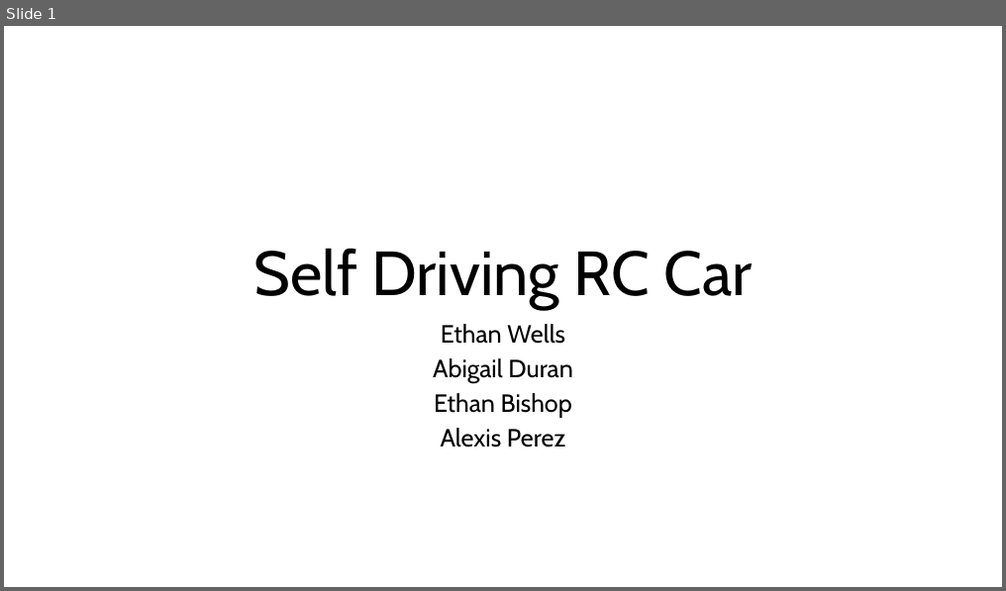
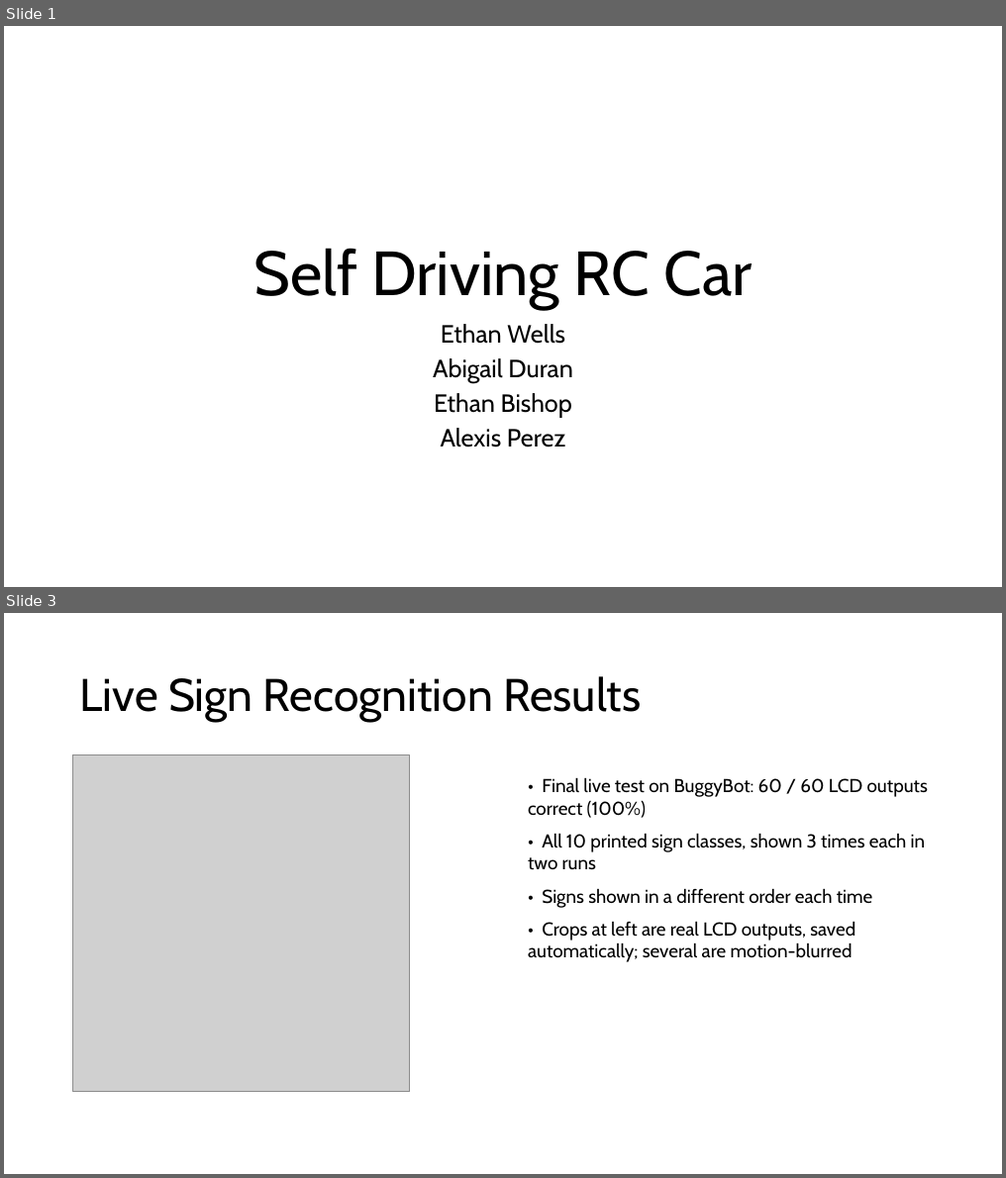
Before and after one commit to EthanWellsSr/BuggyBot, a slide deck: Weekly Reports/Self-Driving-RC-Car.pptx. Shown one above the other, each under a label of ours: slide 1 before the commit, slides 1 and 3 after it; the slides between them are not shown. The pictures are 1006x591 and 1006x1178 pixels, drawn with LibreOffice and Linux fonts; fonts in the diff are those of the drawing; grey boxes stand for pictures. Boxes give left, top, right and bottom in pixels: in the first picture for what was removed or moved away, otherwise in the second. Text is boxed around its words. In the diff, an @@ line names an element or a change of style, - is before the commit and + after.

```diff
--- a/Weekly Reports/Self-Driving-RC-Car.pptx
+++ b/Weekly Reports/Self-Driving-RC-Car.pptx
@@ slide 3 added at [4,613,1002,1174], background #FFFFFF @@
@@ title added at [80,676,641,722], 44 pt, text #000000 @@
+Live Sign Recognition Results
@@ picture added at [73,756,410,1092] @@
@@ text added at [528,777,928,962], 18 pt, text #000000 @@
+• Final live test on BuggyBot: 60 / 60 LCD outputs correct (100%)
+• All 10 printed sign classes, shown 3 times each in two runs
+• Signs shown in a different order each time
+• Crops at left are real LCD outputs, saved automatically; several are motion-blurred
```
Also in this commit, not shown: 3 slides changed, 7 other slides added, 10 slides removed.
